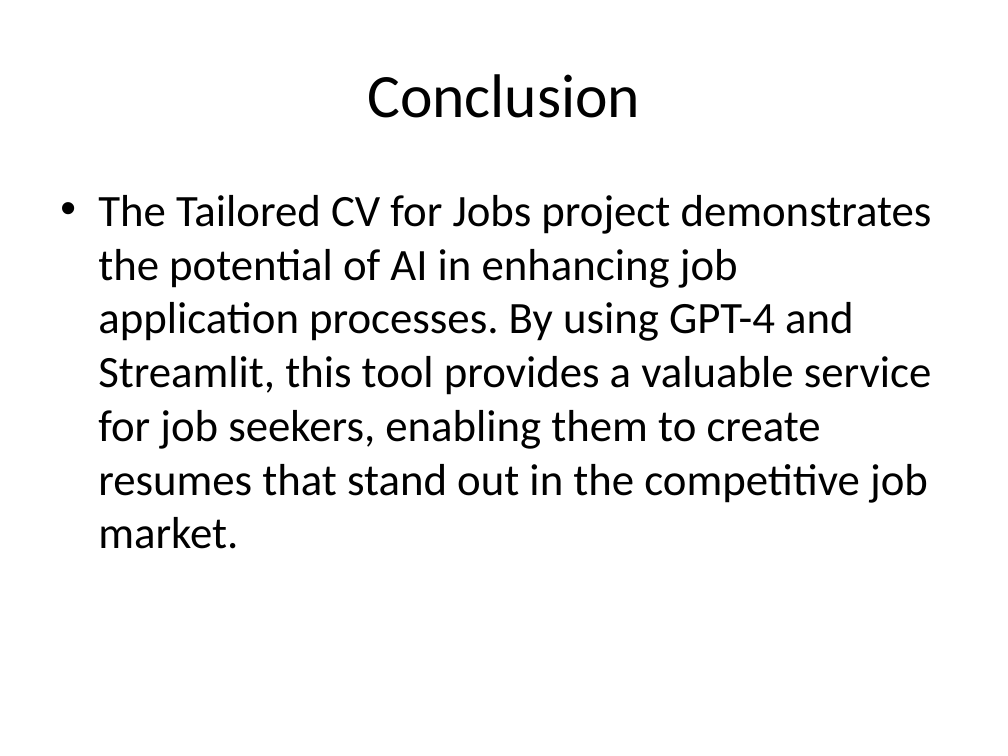
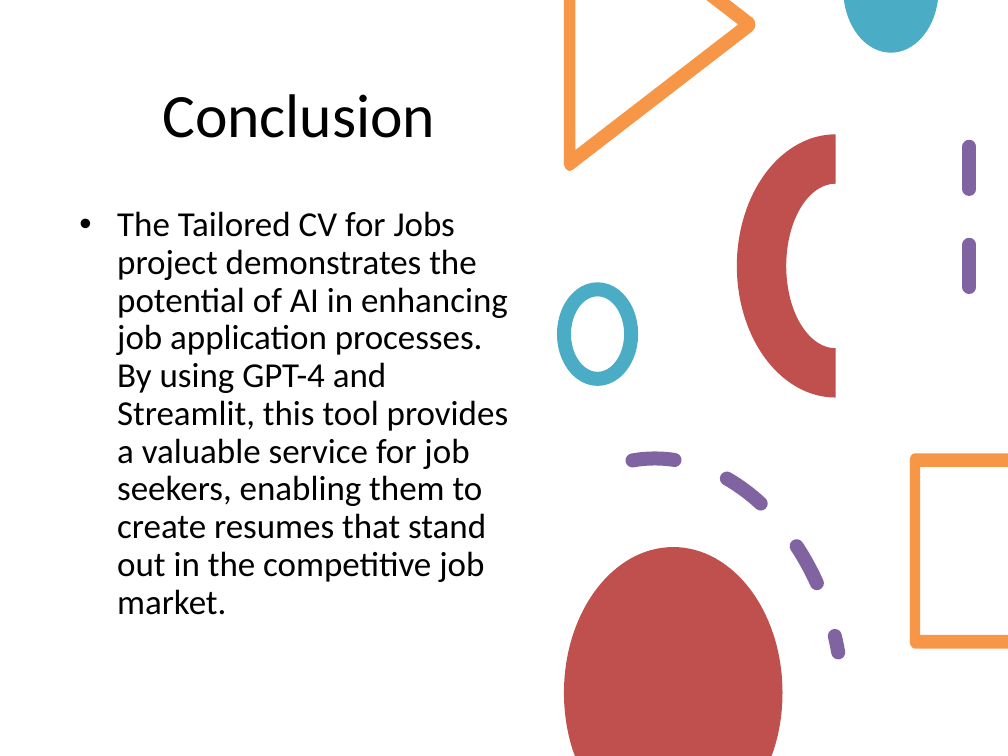
Before and after one commit to ideepankarsharma2003/MCA, a slide deck: slide 7 of Semester 02/OMC 207 Mini Project/Tailored_CV_for_Jobs_Presentation.pptx. Drawn at 1008x756 pixels with LibreOffice and Linux fonts; fonts in the diff are those of the drawing. Boxes give left, top, right and bottom in pixels: in the first picture for what was removed or moved away, otherwise in the second. Text is boxed around its words. In the diff, an @@ line names an element or a change of style, - is before the commit and + after.

```diff
--- a/Semester 02/OMC 207 Mini Project/Tailored_CV_for_Jobs_Presentation.pptx
+++ b/Semester 02/OMC 207 Mini Project/Tailored_CV_for_Jobs_Presentation.pptx
@@ freeform shape added at (x1=563, y1=0, x2=755, y2=171), fill #F79646 @@
@@ freeform shape added at (x1=844, y1=0, x2=937, y2=52), fill #4BACC6 @@
@@ title "Conclusion" moved from (x1=367, y1=74, x2=640, y2=118) to (x1=162, y1=94, x2=435, y2=138) @@
@@ arch (boxed as its full ring) added at (x1=736, y1=135, x2=934, y2=398), fill #C0504D @@
@@ line added from (970, 147) to (970, 323), #8064A2 10 pt dashed @@
@@ text "The Tailored CV for Jobs ..." moved from (x1=98, y1=195, x2=932, y2=549) to (x1=117, y1=211, x2=508, y2=615) @@
@@ text "The Tailored CV for Jobs ..." at (x1=117, y1=211, x2=508, y2=615): size 32 to 25 pt; line spacing 1 to 0.9; less space between paragraphs @@
@@ ellipse added at (x1=563, y1=289, x2=631, y2=379), outline #4BACC6 10 pt @@
@@ arc (boxed as its full ellipse) added at (x1=466, y1=431, x2=878, y2=756), outline #8064A2 10 pt dashed @@
@@ freeform shape added at (x1=910, y1=454, x2=1008, y2=649), fill #F79646 @@
@@ freeform shape added at (x1=563, y1=547, x2=782, y2=756), fill #C0504D @@
```
Also in this commit, not shown: 7 other slides changed, 10 other files.
